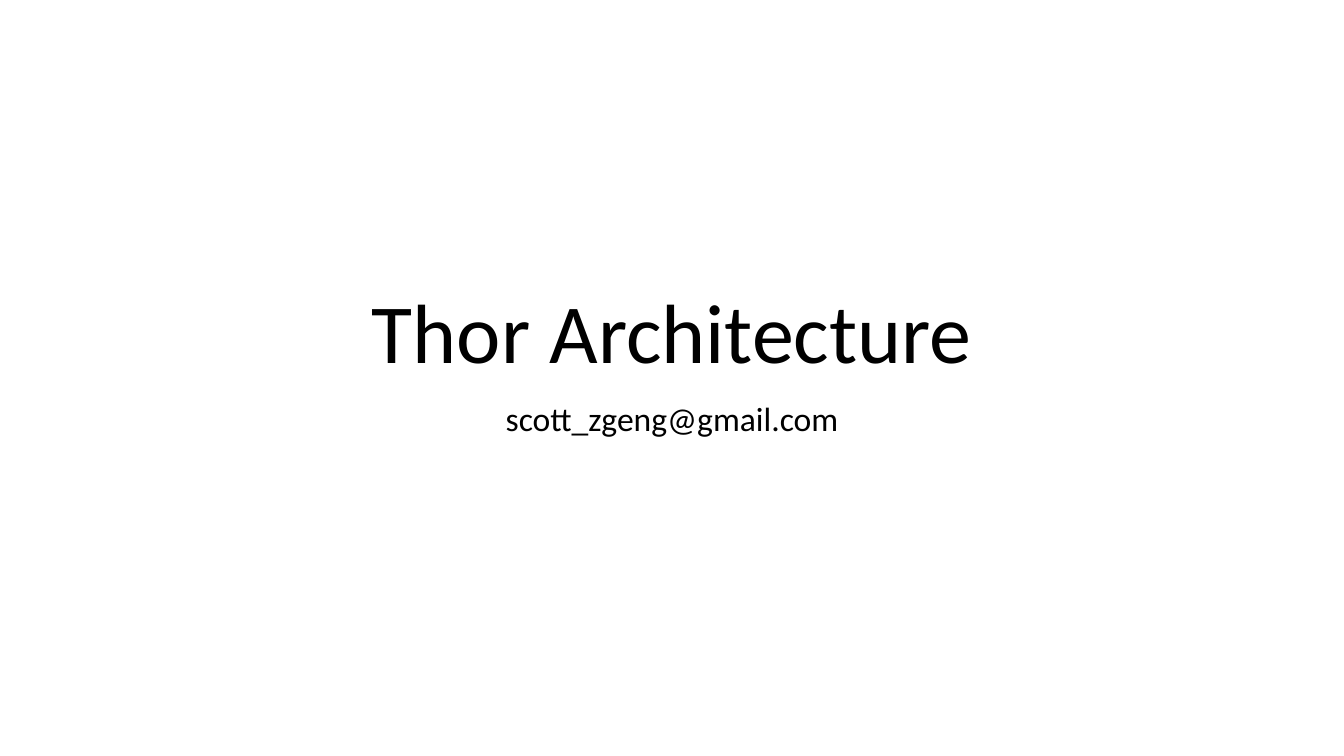
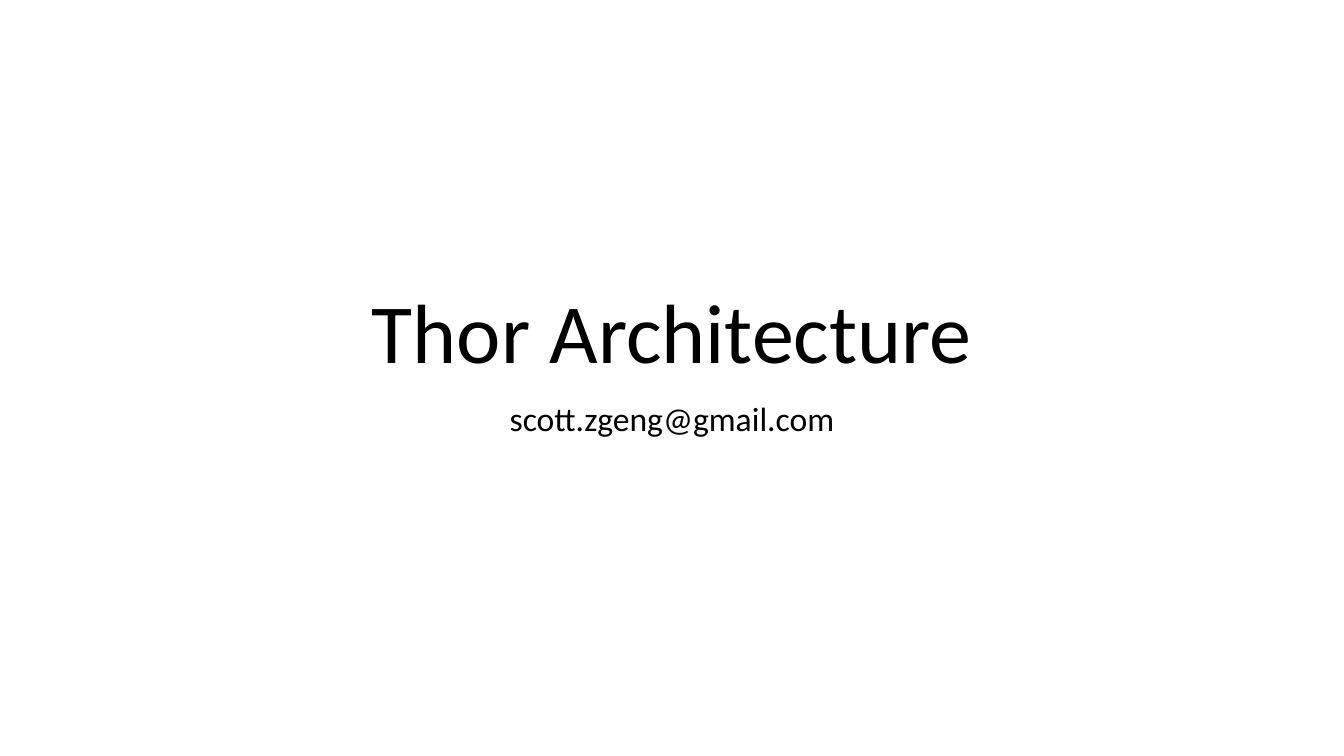
Before and after one commit to scott-zgeng/thor, a slide deck: slide 1 of doc/thor architecture.pptx. Drawn at 1344x756 pixels with LibreOffice and Linux fonts; fonts in the diff are those of the drawing. Boxes give left, top, right and bottom in pixels: in the first picture for what was removed or moved away, otherwise in the second. Text is boxed around its words. In the diff, an @@ line names an element or a change of style, - is before the commit and + after.

```diff
--- a/doc/thor architecture.pptx
+++ b/doc/thor architecture.pptx
@@ subtitle at <box>510,407,835,437</box>: text changed @@
-scott_zgeng@gmail.com
+scott.zgeng@gmail.com
```
Also in this commit, not shown: 1 other file.
